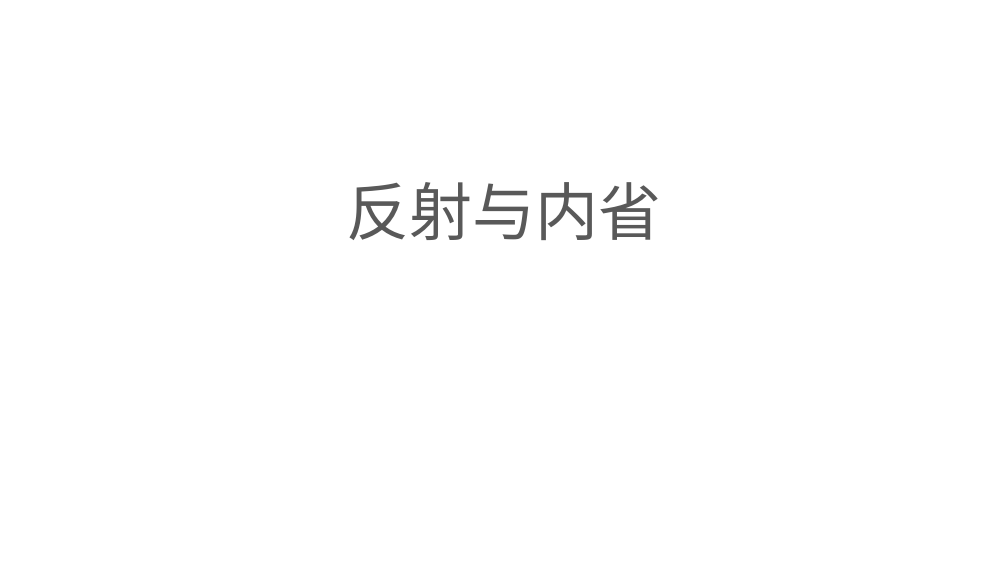
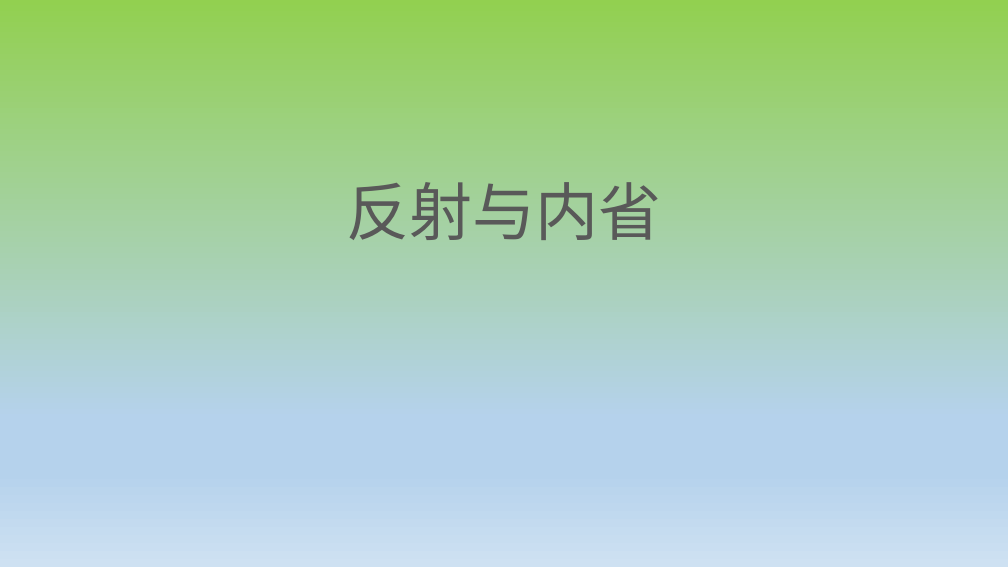
Before and after one commit to Zoran-Han/java, a slide deck: slide 1 of 课件/20190805-JAVA 反射 类加载器/第14章-反射与内省.pptx. Drawn at 1008x567 pixels with LibreOffice and Linux fonts; fonts in the diff are those of the drawing; background and template pictures are left out. Boxes give left, top, right and bottom in pixels: in the first picture for what was removed or moved away, otherwise in the second. Text is boxed around its words. In the diff, an @@ line names an element or a change of style, - is before the commit and + after.

```diff
--- a/课件/20190805-JAVA 反射 类加载器/第14章-反射与内省.pptx
+++ b/课件/20190805-JAVA 反射 类加载器/第14章-反射与内省.pptx
@@ background picture (left out) to gradient #92D050 to #B5D2EC to #CEE1F2 @@
```
Also in this commit, not shown: 38 other slides changed, 1 slide added, 1 slide removed, 19 other files.
